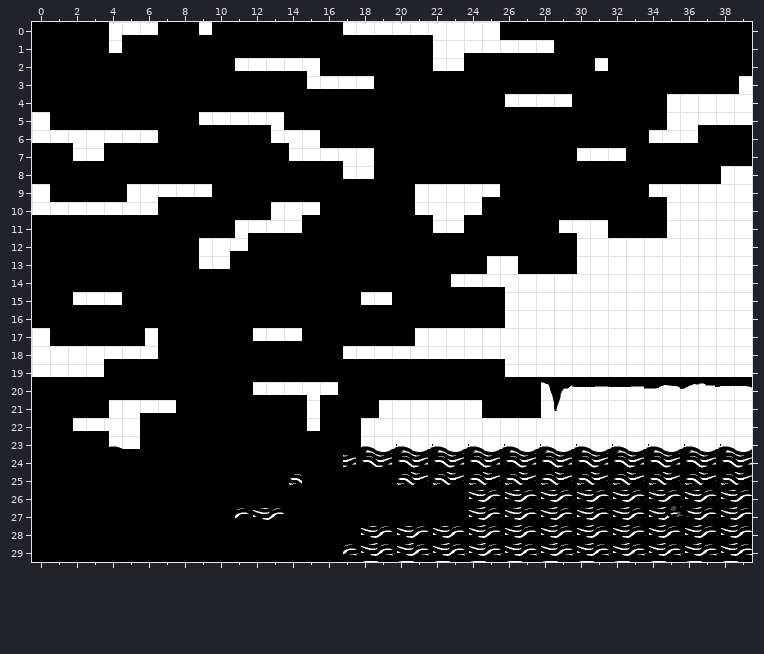
An edit to a level. Tiled map, data/map/map2.7.tmx. That is the earlier state.
Cells are 35x35 px. Shown: x 0..39, y 0..29.
Now the later version:
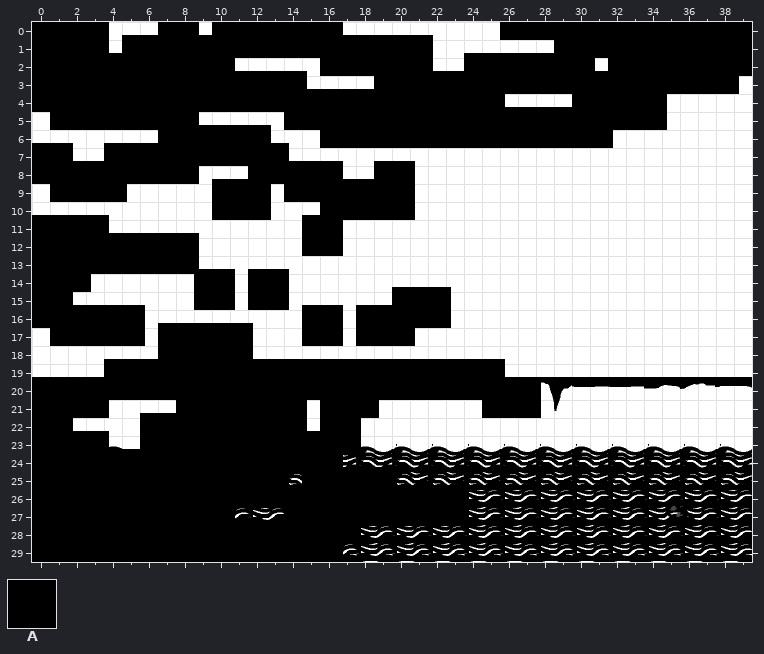
Key: from "tileset3": A 78.
_ is an empty cell, . an unchanged one.
Diff:
--- layer "Tile Layer 1"
@@ x 2..39 @@
- 6 .............................AA.......
- 7 ...................................AAA
- 8 ......AAAA.......AAAAAAAAAA....AAAA...
- 9 ..........AA..............AAAAA.......
-10 ........................AAAAAA........
-11 .....AAA...............A......AA......
-12 .AAA..........AAAAA...AAAA............
-13 ..........AAA....A..AA...AA...........
-14 AAAAA....AA..AAAAAAA..................
-15 .....AA.AA.AAAA.......................
-16 ...AAAAAA.AAA.......AAA...............
-17 ..............AA......................
+ 6 .............................__.......
+ 7 ...................................___
+ 8 ......____.......__________....____...
+ 9 ..........__.............._____.......
+10 ........................______........
+11 .....___..............._......__......
+12 .___.........._____...____............
+13 ..........___...._..__...__...........
+14 _____....__.._______..................
+15 .....__.__.____.......................
+16 ...______.___.......___...............
+17 ..............__......................
@@ x 11..15 @@
-19 AAAAA
-20 .____
+19 _____
+20 .AAAA
Where, in picture pixels (left, top, right, bottom), the same in both pictures:
changed: (91, 125, 752, 400)
